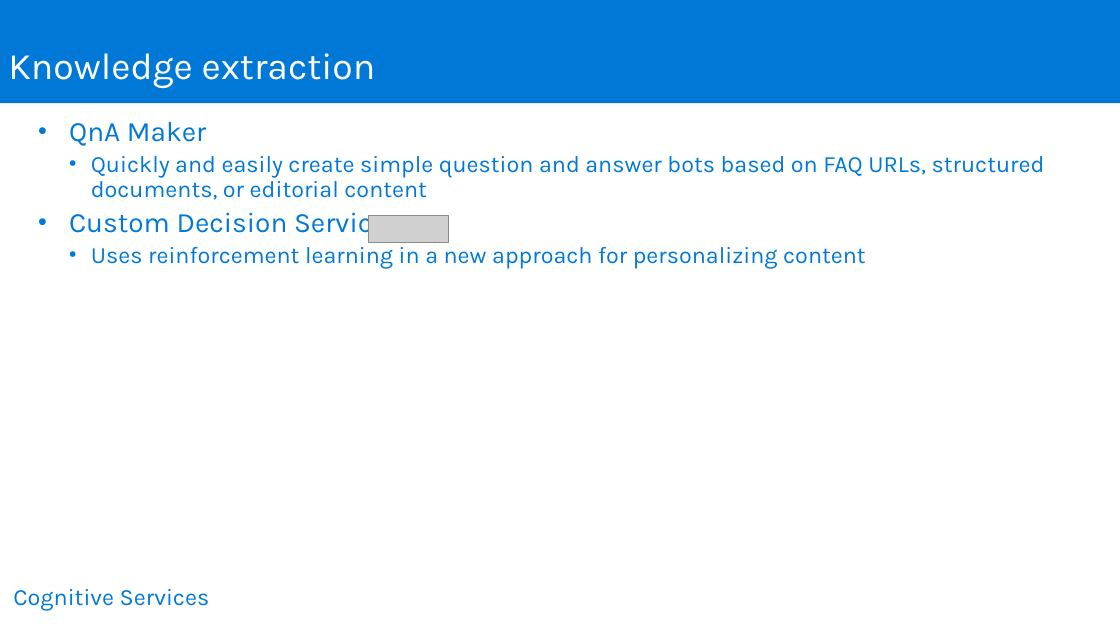
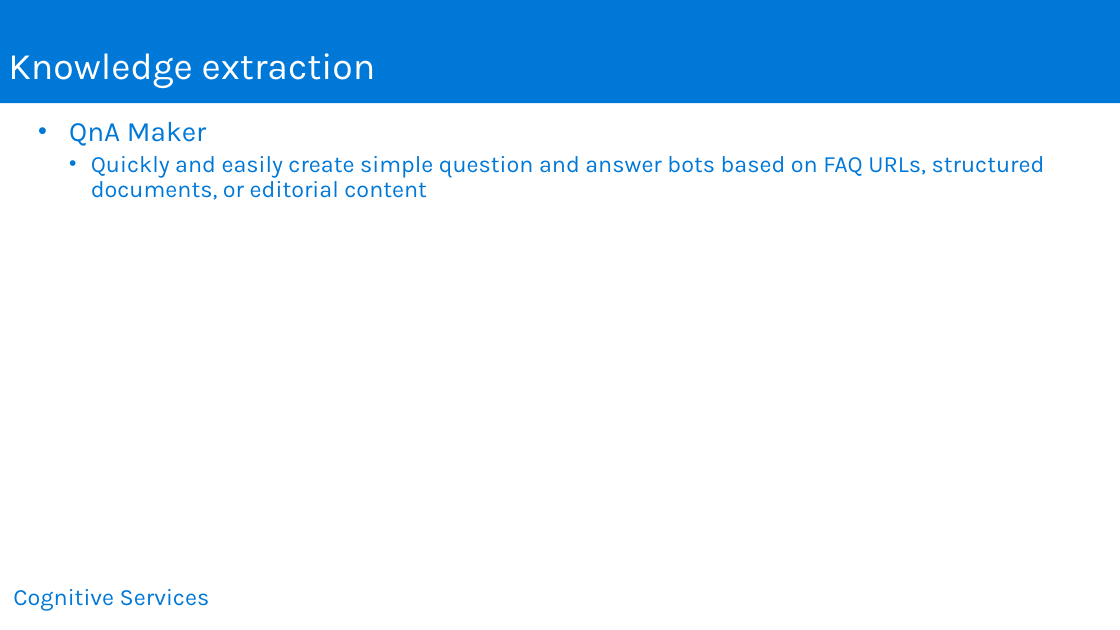
Before and after one commit to joeax/LearnAI-DesigningandArchitectingIntelligentAgents, a slide deck: slide 7 of 05-cognitive_services/resources/slides/IntelligentAgent_05_CognitiveServices_Instructor.pptx. Drawn at 1120x630 pixels with LibreOffice and Linux fonts; fonts in the diff are those of the drawing; grey boxes stand for pictures; background and template pictures are left out. Boxes give left, top, right and bottom in pixels: in the first picture for what was removed or moved away, otherwise in the second. Text is boxed around its words. In the diff, an @@ line names an element or a change of style, - is before the commit and + after.

```diff
--- a/05-cognitive_services/resources/slides/IntelligentAgent_05_CognitiveServices_Instructor.pptx
+++ b/05-cognitive_services/resources/slides/IntelligentAgent_05_CognitiveServices_Instructor.pptx
@@ text at (69, 212, 866, 268): paragraphs removed @@
-• Custom Decision Service
-  • Uses reinforcement learning in a new approach for personalizing content
@@ picture removed at (369, 216, 450, 242) @@
```
Also in this commit, not shown: 8 other slides changed, 1 slide added, 9 slides removed, 2 other files.
